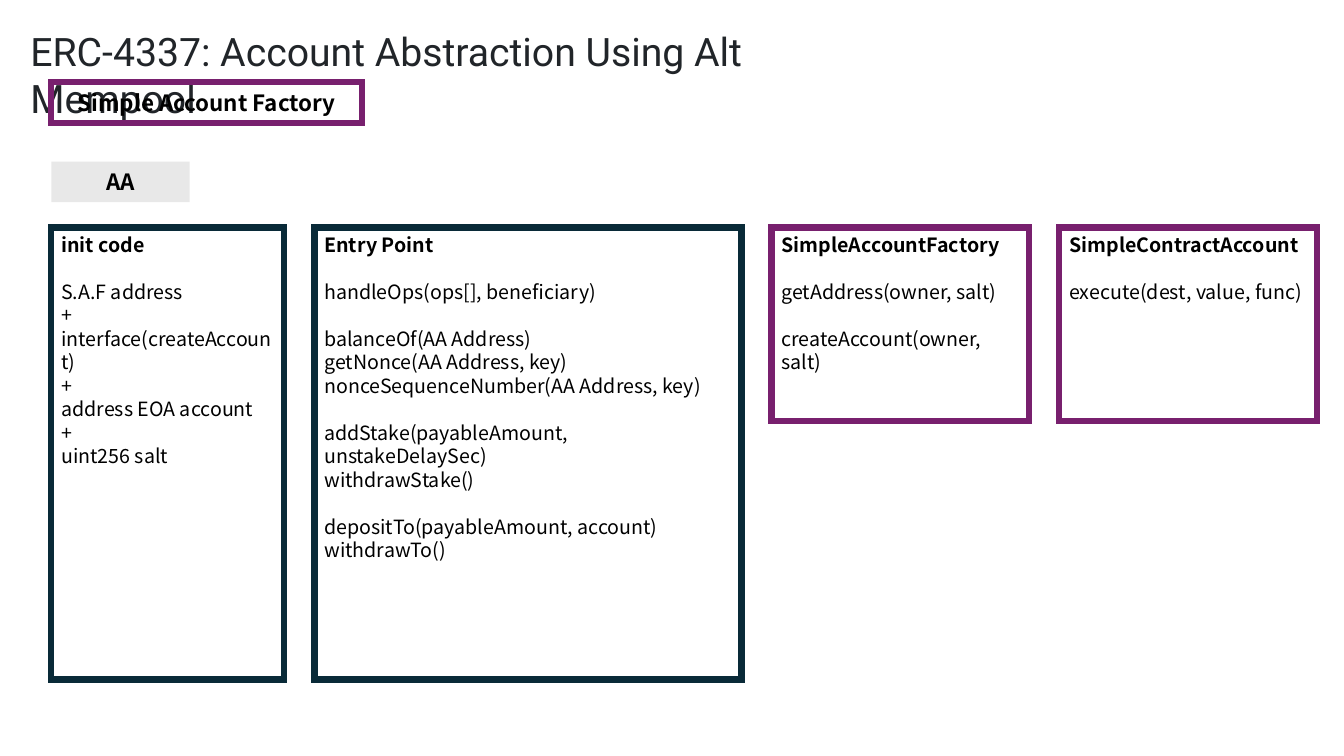
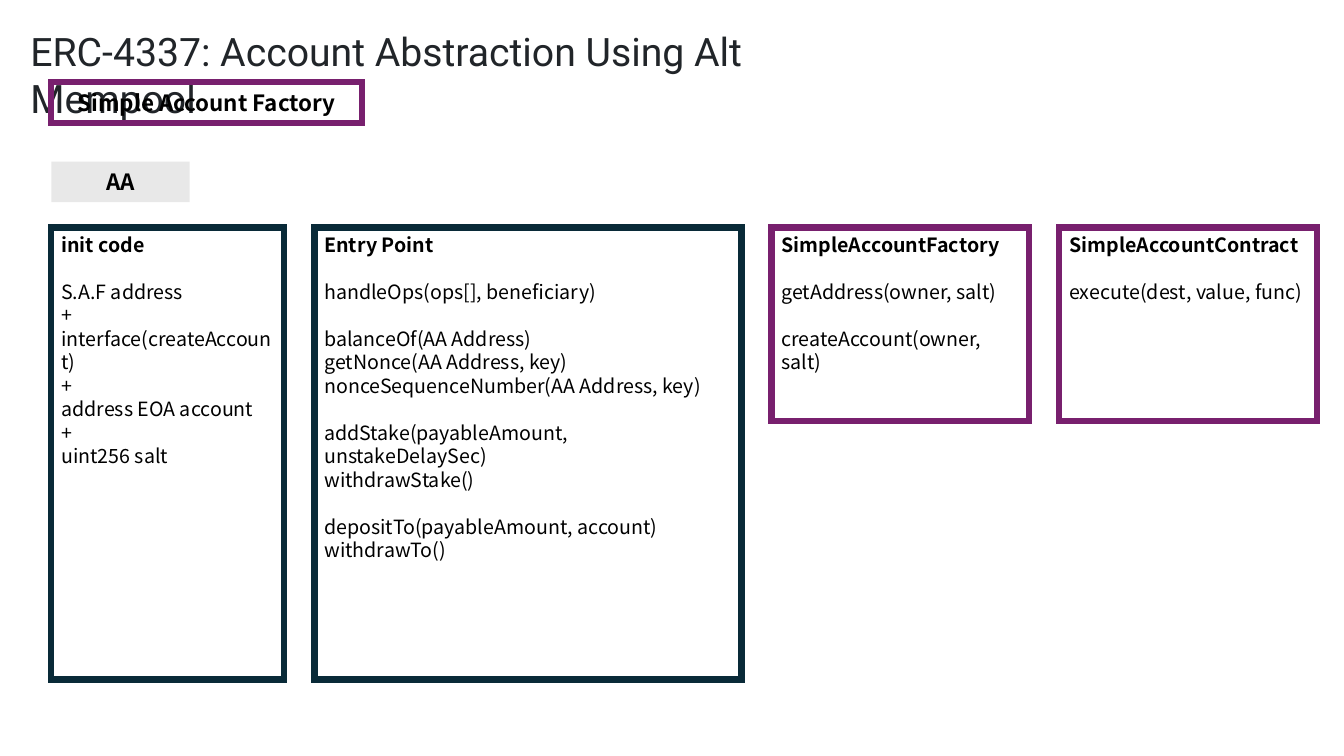
Before and after one commit to yyyljy/erc4337_alchemybundler, a slide deck: slide 7 of ERC4337.pptx (slide 6 before the commit). Drawn at 1344x756 pixels with LibreOffice and Linux fonts; fonts in the diff are those of the drawing. Boxes give left, top, right and bottom in pixels: in the first picture for what was removed or moved away, otherwise in the second. Text is boxed around its words. In the diff, an @@ line names an element or a change of style, - is before the commit and + after.

```diff
--- a/ERC4337.pptx
+++ b/ERC4337.pptx
@@ text in rectangle at [1069, 236, 1298, 257]: text changed @@
-SimpleContractAccount
+SimpleAccountContract
```
Also in this commit, not shown: 6 other slides changed, 1 slide added, 7 other files.
